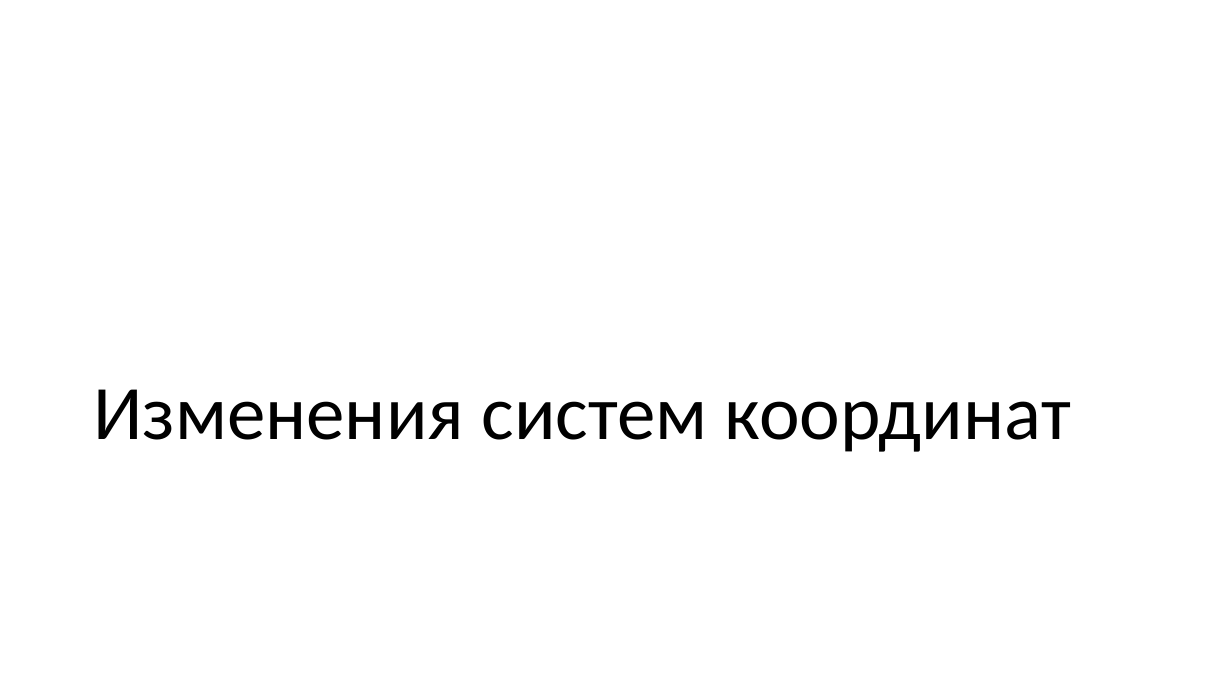
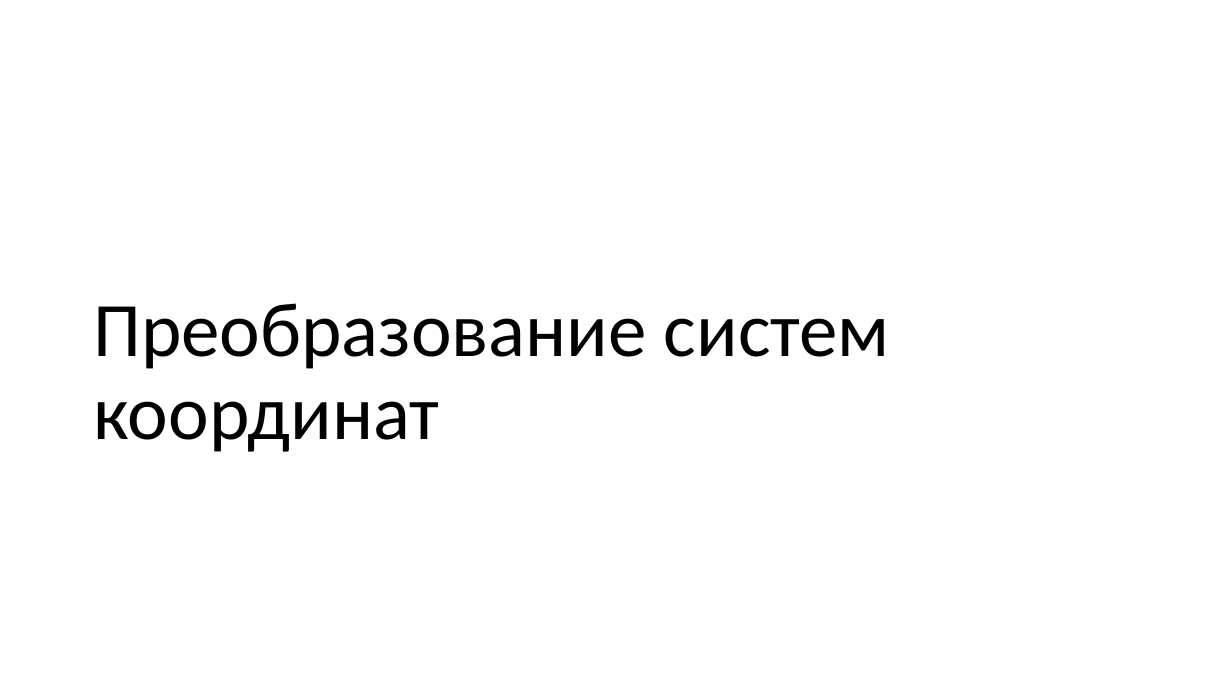
Before and after one commit to alexey-malov/cg-course, a slide deck: slide 118 of lectures/04/04 - Векторный анализ, трансформации и матрицы.pptx. Drawn at 1232x693 pixels with LibreOffice and Linux fonts; fonts in the diff are those of the drawing. Boxes give left, top, right and bottom in pixels: in the first picture for what was removed or moved away, otherwise in the second. Text is boxed around its words. In the diff, an @@ line names an element or a change of style, - is before the commit and + after.

```diff
--- a/lectures/04/04 - Векторный анализ, трансформации и матрицы.pptx
+++ b/lectures/04/04 - Векторный анализ, трансформации и матрицы.pptx
@@ title at box(93, 303, 890, 452): text changed @@
-Изменения систем координат
+Преобразование систем координат
```
Also in this commit, not shown: 1 other slide changed, 16 slides added.
